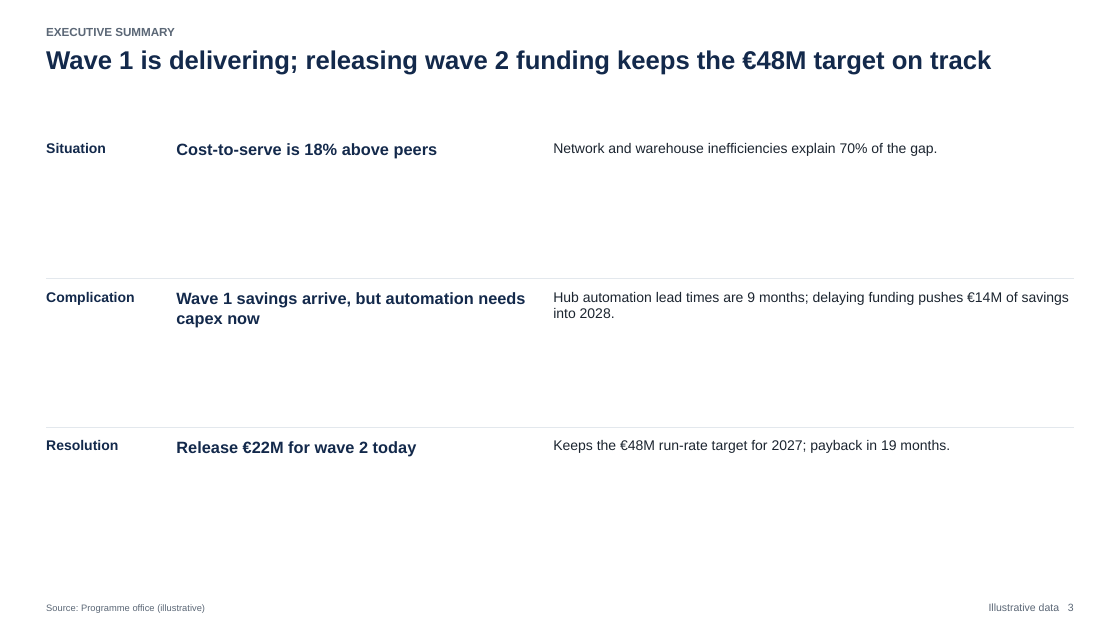
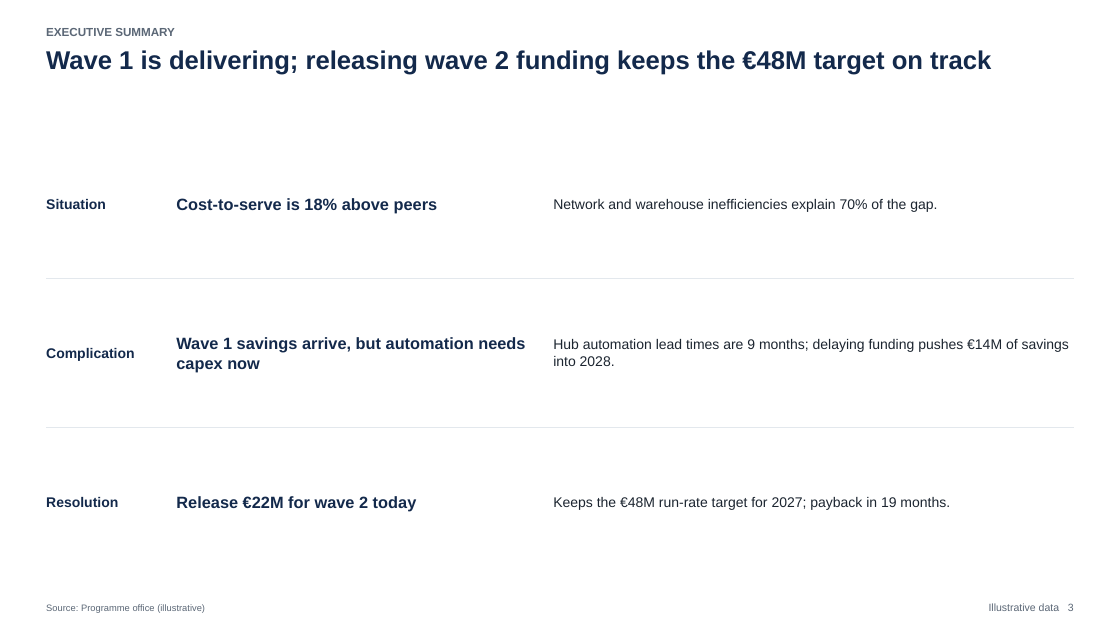
Before and after one commit to diegonievesdesantos-oss/MBBslides, a slide deck: slide 3 of examples/gallery/output/deck.pptx. Drawn at 1120x630 pixels with LibreOffice and Linux fonts; fonts in the diff are those of the drawing. Boxes give left, top, right and bottom in pixels: in the first picture for what was removed or moved away, otherwise in the second. Text is boxed around its words. In the diff, an @@ line names an element or a change of style, - is before the commit and + after.

```diff
--- a/examples/gallery/output/deck.pptx
+++ b/examples/gallery/output/deck.pptx
@@ vertical alignment top to middle in 9 elements at <box>176,198,438,214</box>, <box>553,199,937,212</box>, <box>176,337,525,372</box>, <box>553,339,1069,366</box>, <box>176,496,417,511</box>, <box>553,497,950,510</box>, <box>46,199,106,209</box>, <box>46,348,134,361</box>, <box>46,497,118,507</box> @@
```
Also in this commit, not shown: 2 other slides changed, 30 other files.
